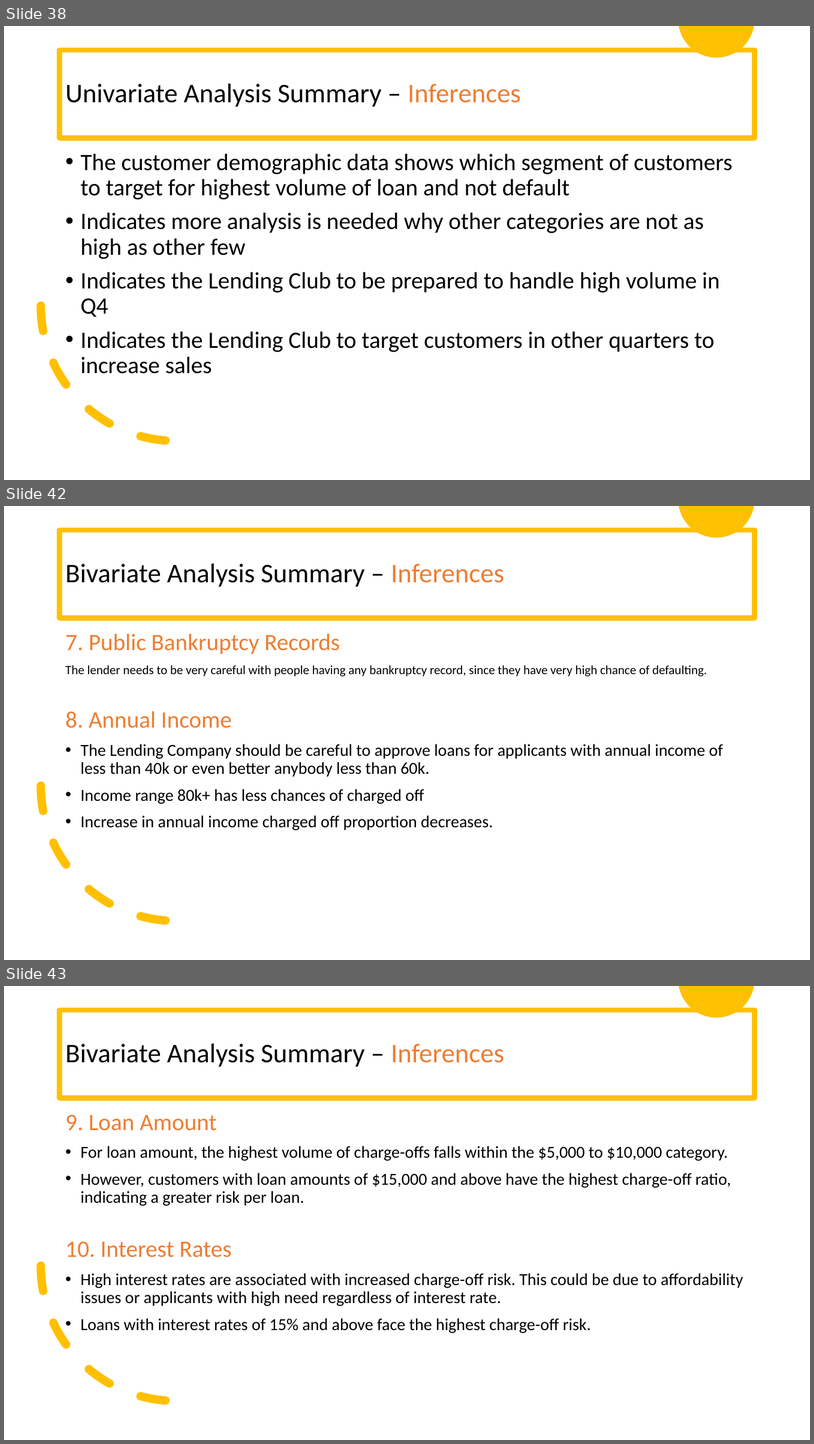
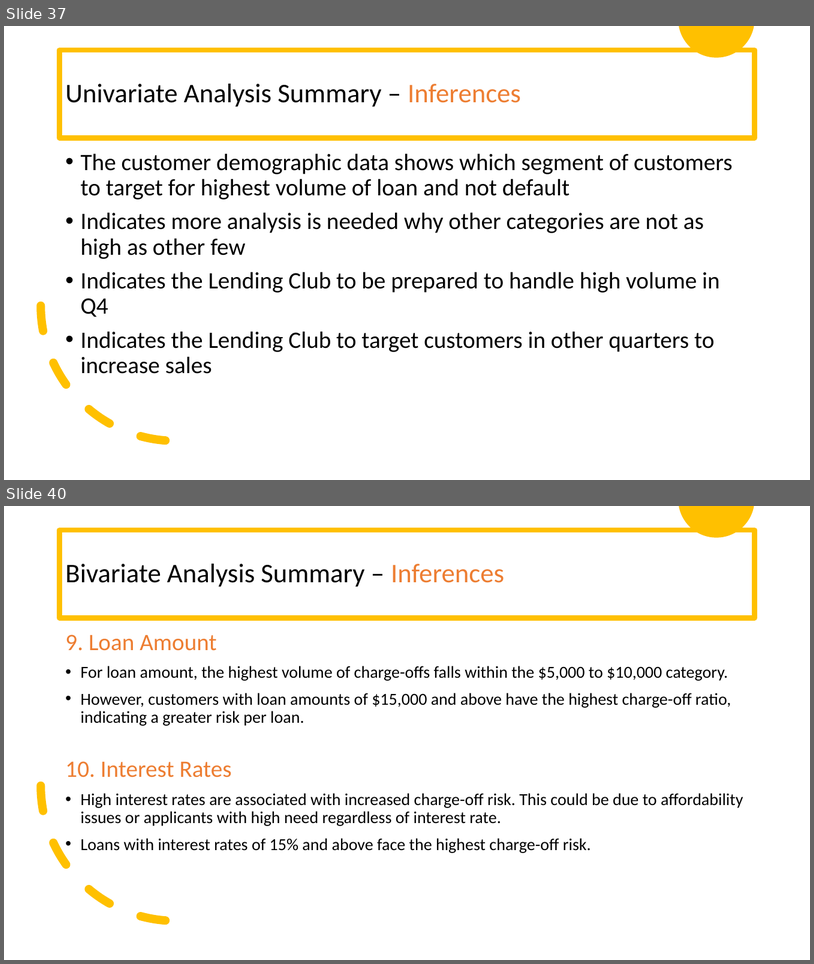
Before and after one commit to prachigoliwadekar/LendingClubCaseStudy, a slide deck: LendingClubCaseStudy.pptx. Shown one above the other, each under a label of ours: slides 38, 42 and 43 before the commit, slides 37 and 40 after it; the slides between them are not shown. The pictures are 814x1444 and 814x964 pixels, drawn with LibreOffice and Linux fonts; fonts in the diff are those of the drawing. Boxes give left, top, right and bottom in pixels: in the first picture for what was removed or moved away, otherwise in the second. Text is boxed around its words. In the diff, an @@ line names an element or a change of style, - is before the commit and + after.

Commit message:
condensed summary slides

```diff
--- a/LendingClubCaseStudy.pptx
+++ b/LendingClubCaseStudy.pptx
@@ slide 42 removed at [4, 506, 810, 960], background #FFFFFF @@
@@ freeform shape removed at [679, 506, 754, 537] @@
@@ title removed at [60, 530, 755, 618] @@
-Bivariate Analysis Summary – Inferences
@@ text removed at [65, 633, 723, 830] @@
-7. Public Bankruptcy Records
-The lender needs to be very careful with people having any bankruptcy record, since they have very high chance of defaulting.
-8. Annual Income
-• The Lending Company should be careful to approve loans for applicants with annual income of less than 40k or even better anybody less than 60k.
-• Income range 80k+ has less chances of charged off
-• Increase in annual income charged off proportion decreases.
@@ arc (boxed as its full ellipse) removed at [41, 651, 311, 921] @@
@@ what was slide 38 is now slide 37 @@
@@ what was slide 43 is now slide 40 @@
```
Also in this commit, not shown: 5 slides changed, 2 other slides removed, 1 other file.
